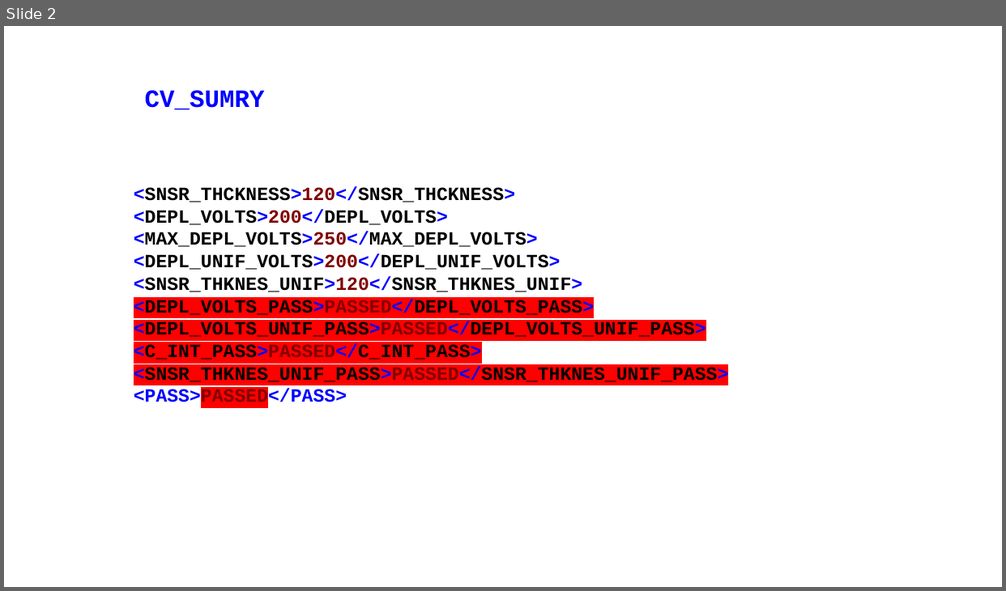
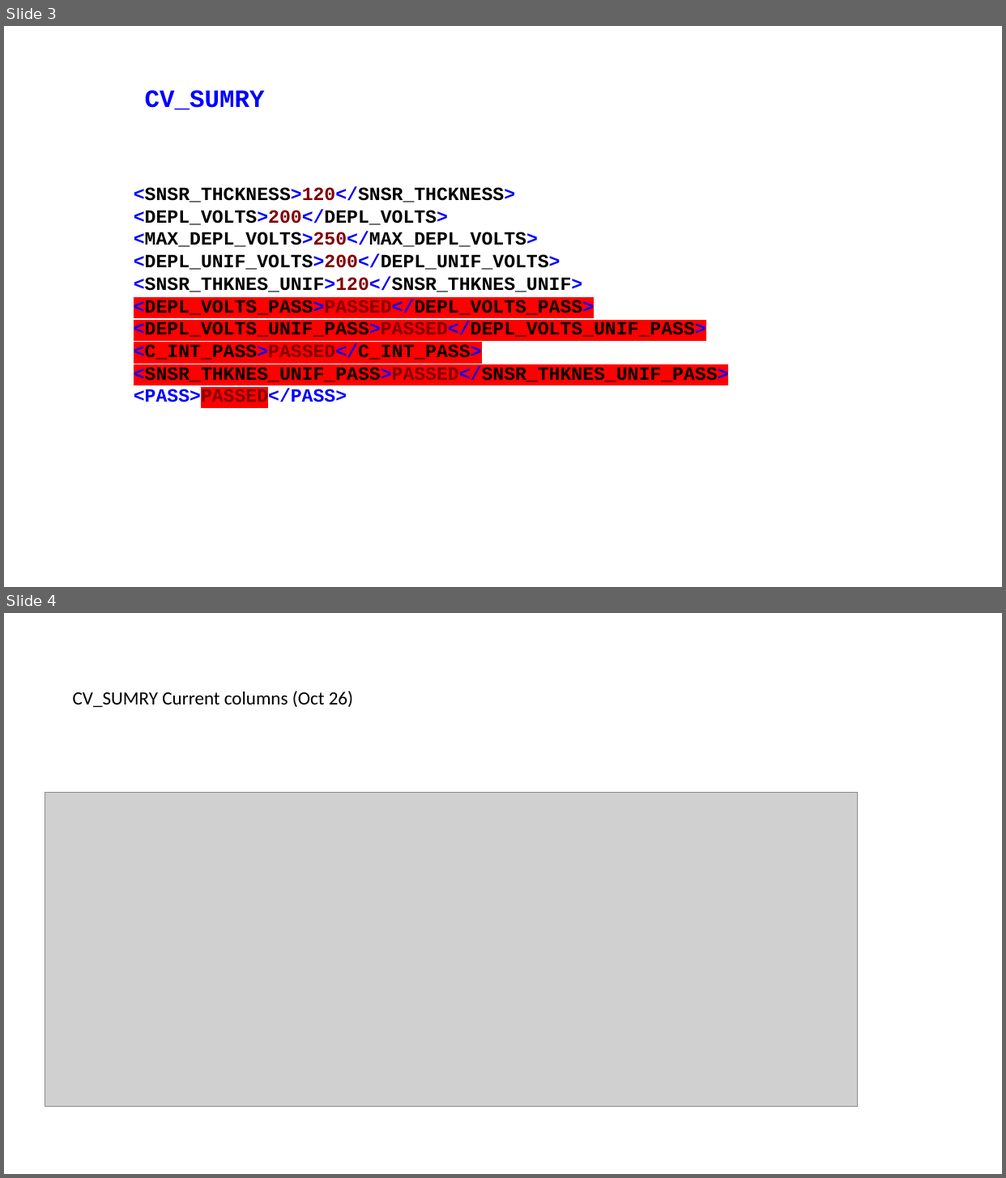
Before and after one commit to AliAlkadhim/FSU_HGCAL_DB, a slide deck: CMS_HGCAL_DB/from_Umesh/Grading_to_summary_templates.pptx. Shown one above the other, each under a label of ours: slide 2 before the commit, slides 3 and 4 after it. The pictures are 1006x591 and 1006x1178 pixels, drawn with LibreOffice and Linux fonts; fonts in the diff are those of the drawing; grey boxes stand for pictures. Boxes give left, top, right and bottom in pixels: in the first picture for what was removed or moved away, otherwise in the second. Text is boxed around its words. In the diff, an @@ line names an element or a change of style, - is before the commit and + after.

Commit message:
SUMRY template changes

```diff
--- a/CMS_HGCAL_DB/from_Umesh/Grading_to_summary_templates.pptx
+++ b/CMS_HGCAL_DB/from_Umesh/Grading_to_summary_templates.pptx
@@ slide 4 added at [4, 613, 1002, 1174], background #FFFFFF @@
@@ text added at [73, 691, 353, 707], 18 pt, text #000000 @@
+CV_SUMRY Current columns (Oct 26)
@@ picture added at [45, 793, 858, 1107] @@
@@ what was slide 2 is now slide 3 @@
```
Also in this commit, not shown: 1 slide changed, 1 other slide added, 4 other files.
